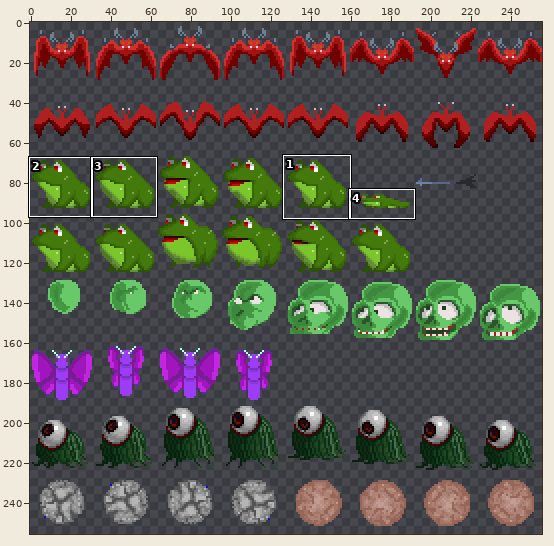
Sprite sheet: Solution/Resource/Ace/Enemy/enemy_small.png. The picture above shows the old version from afar; the outline marks the close-up.
Close-up. The starting point:
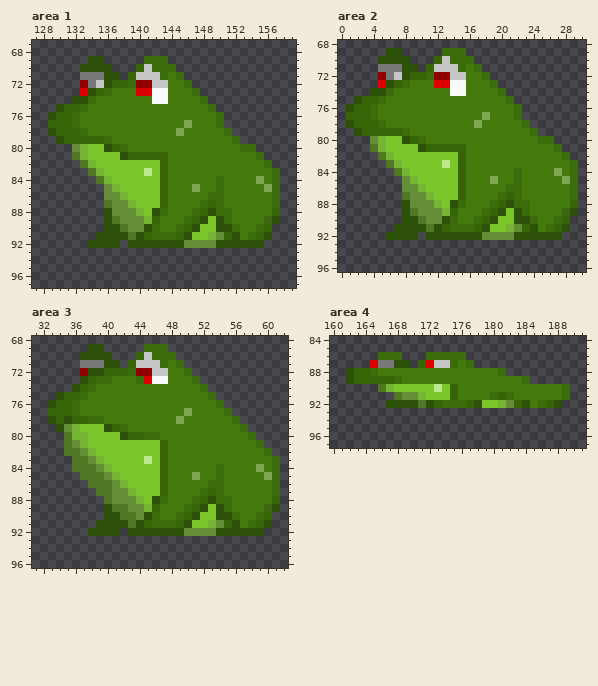
The file is 256x256 pixels. Pixels under 10% opacity are left out. Colours within 5 levels of each other are drawn and written as one. Shown: area 1: x 127..159, y 67..97; area 2: x 0..30, y 68..96; area 3: x 31..62, y 68..96; area 4: x 160..191, y 84..97. The commit also changed other parts of the picture, which this record leaves out.
Once edited:
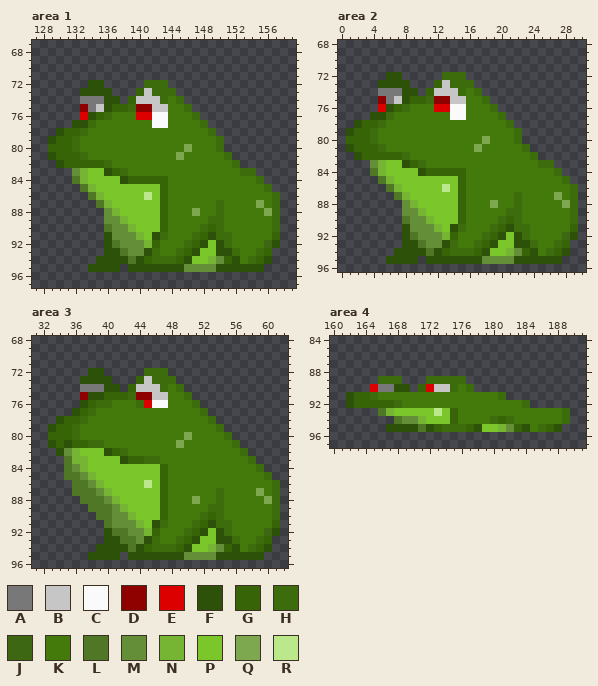
Palette (. is transparent): A #787878  B #c6c6c6  C #fafafa  D #8f0000  E #dd0000  F #2e5109  G #366406  H #3d6c0c  J #3e6713  K #447a0b  L #507726  M #648e37  N #76b434  P #7bc62b  Q #7da850  R #bbe88a
What changed:
Changed rows in their new state; - is an unchanged pixel.
Area 1:
first column x 129:
69 -----..-----...--------------
70 ----....---.....-------------
71 ----.....-.......------------
72 ----.FF.....HHH...-----------
73 ----F-FF...GBHHH...----------
74 ---.AAAFF.GBBBH-H...---------
75 -...DABFGGHDDBB--H...--------
76 ....EFGH---EECC---H...-------
77 ...FFH-------CC--K-H..-------
78 .F--------------K---H..------
79 FG-HKKKK-------------H..-----
80 GGGHKKKKKK-------Q---H....---
81 FGGGHKKKKKKKKKK-Q-----H....--
82 -FGGGGGHKKKKKKK--------H....-
83 ---MNPPFGHKKKKK---------HH...
84 ---LNPPP-FGGGG-------K----H..
85 ----LNPPP---------K--K-----H.
86 -----LNPPP--R-------KK-------
87 ------LNPPP--------KK-----Q--
88 -------MNPPP-PG---QKK-K----QH
89 -------MMNPPPPG--KKKHHK----KH
90 -------LMMNPPPG-KKKHGHKK--KKH
91 ------.-MMMNPF-KKKHGFHHK-KKKG
92 -----..-LMMMNGKKKHGFP-HKKKKJF
93 -------FFLMMFHKKHGFPPFFHKKHG-
94 ------FFFFLFGHHHGFPPNMGFKHGF-
95 -----FFFF-FFFFFFFMMMMFFFFFF--
Area 2:
first column x 1:
69 -----..-----...--------------
70 ----....---.....-------------
71 ----.....-.......------------
72 ----.FF.....HHH...-----------
73 ----F-FF...GBHHH...----------
74 ---.AAAFF.GBBBH-H...---------
75 -...DABFGGHDDBB--H...--------
76 ....EFGH---EECC---H...-------
77 ...FFH-------CC--K-H..-------
78 .F--------------K---H..------
79 FG-HKKKK-------------H..-----
80 GGGHKKKKKK-------Q---H....---
81 FGGGHKKKKKKKKKK-Q-----H....--
82 -FGGGGGHKKKKKKK--------H....-
83 ---MNPPFGHKKKKK---------HH...
84 ---LNPPP-FGGGG-------K----H..
85 ----LNPPP---------K--K-----H.
86 -----LNPPP--R-------KK-------
87 ------LNPPP--------KK-----Q--
88 -------MNPPP-PG---QKK-K----QH
89 -------MMNPPPPG--KKKHHK----KH
90 -------LMMNPPPG-KKKHGHKK--KKH
91 ------.-MMMNPF-KKKHGFHHK-KKKG
92 -----..-LMMMNGKKKHGFP-HKKKKJF
93 -------FFLMMFHKKHGFPPFFHKKHG-
94 ------FFFFLFGHHHGFPPNMGFKHGF-
95 -----FFFF-FFFFFFFMMMMFFFFFF--
Area 3:
first column x 33:
69 -----..-----...--------------
70 ----....---.....-------------
71 ----.....-.......------------
72 ----.--.....HHH...-----------
73 -----FFF...GBHHH...----------
74 ---.AAAFF.GBBBH-H...---------
75 -...DFFGGGHDDBB--H...--------
76 ....FGHH---HECC---H...-------
77 ...FGH-----------K-H...------
78 .FG-HKK---------K---H...-----
79 FGGHKKKKKK-----------H...----
80 GGGHKKKKKKKKKK---Q----H...---
81 FGFGGHHKKKKKKKK-Q------H...--
82 -FMNPP-FGHKKKKK---------H...-
83 --LNNPP--FGGHHK----------H...
84 --LMNPPP-------------K----H..
85 --LLMNPPP---------K--K-----H.
86 ---LLMNPPP--R-------KK-------
87 ---LLLMNPPP--------KK-----Q--
88 ----LLLMNPPP-PG---QKK-K----QH
89 -----LLLMNPPPPG--KKKHHK----KH
90 ------LLMMNPPPG-KKKHGHKK--KKH
91 ------.LMMMNPF-KKKHGFHHK-KKKG
92 -----..-LLMMNGKKKHGFP-HKKKKJF
93 -------FFLLMFHKKHGFPPFFHKKHG-
94 ------FFFFLFGHHHGFPPNMGFKHGF-
95 -----FFFF-FFFFFFFMMMMFFFFFF--
Area 4:
first column x 162:
86 ----...---.....-------------
87 ---.....-.......------------
88 ....................--------
89 ....HH-...HHHHH........-----
90 ---EAAFF.GEBBH-H............
91 FGGHKKKKKKKKKK----KH........
92 FGGGGGHKKKKKKKKKKKKKKKH....-
93 ----LNPPPPPRPGKKKKKKKKKKKKKH
94 ------LMMNPPPGKKKKHGHKKKKKKH
95 -----FFFFLFGHHHGFPPNMGFKHGF-
Pixel boxes of the changes (left, top, right, bottom) in both close-ups:
changed: (48, 56, 280, 272)
changed: (346, 48, 578, 264)
changed: (48, 344, 280, 560)
changed: (346, 352, 570, 432)
